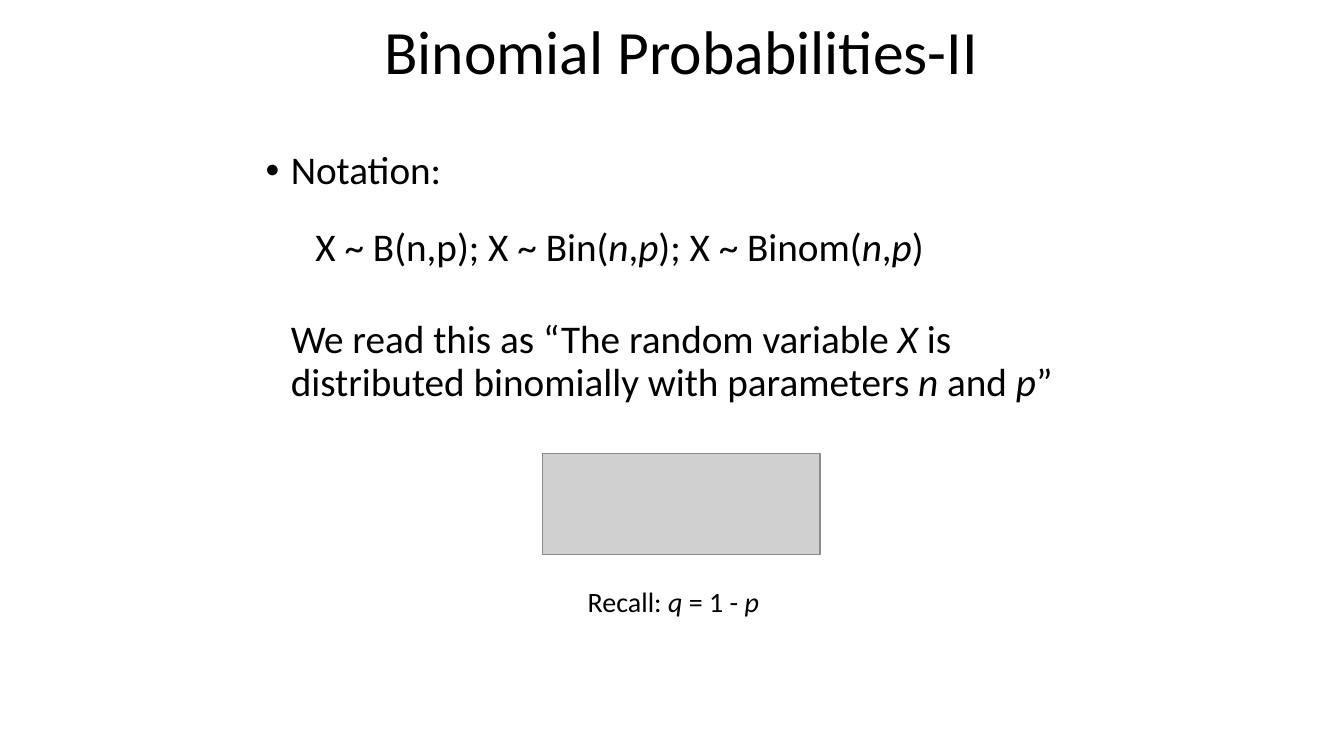
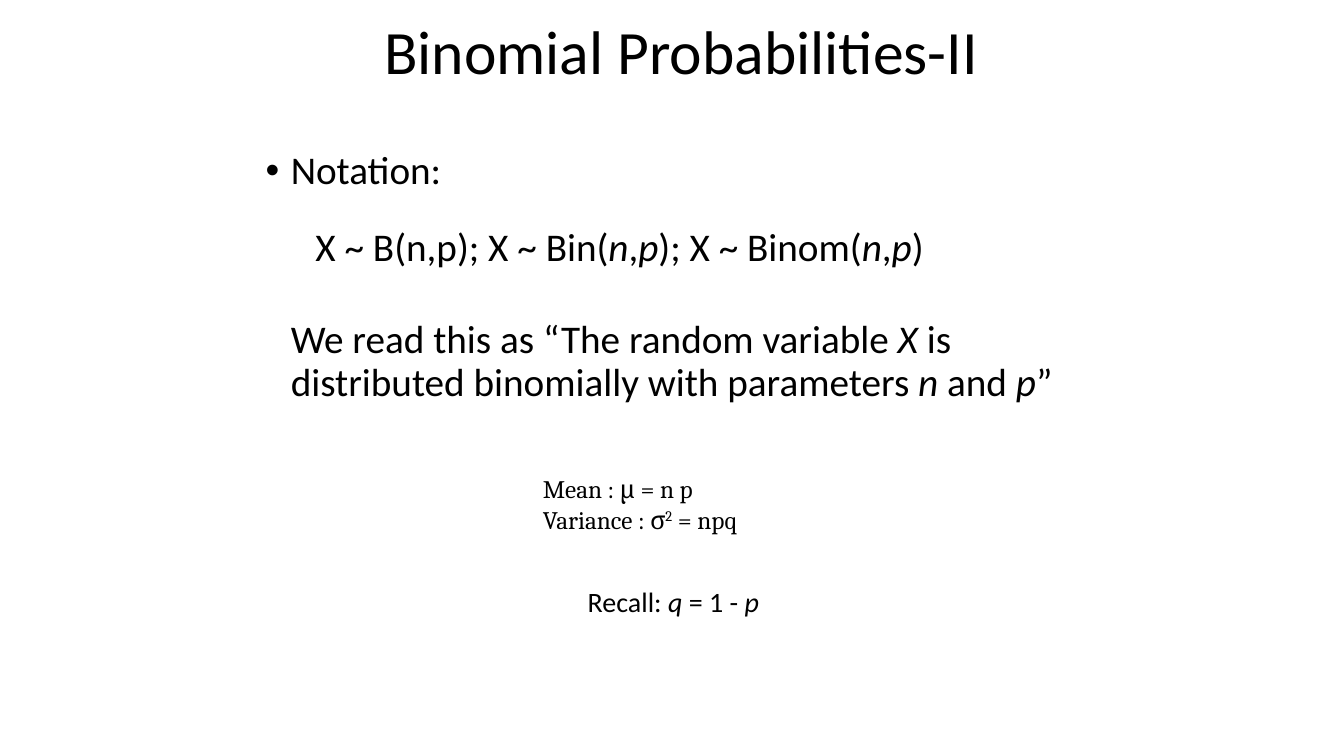
Before and after one commit to taaltree/FW536, a slide deck: slide 9 of Day1_Probability/FW536_Day1_Afternoon Distributions I_nosoln_accessible.pptx. Drawn at 1344x756 pixels with LibreOffice and Linux fonts; fonts in the diff are those of the drawing; grey boxes stand for pictures. Boxes give left, top, right and bottom in pixels: in the first picture for what was removed or moved away, otherwise in the second. Text is boxed around its words. In the diff, an @@ line names an element or a change of style, - is before the commit and + after.

```diff
--- a/Day1_Probability/FW536_Day1_Afternoon Distributions I_nosoln_accessible.pptx
+++ b/Day1_Probability/FW536_Day1_Afternoon Distributions I_nosoln_accessible.pptx
@@ picture removed at (x1=543, y1=454, x2=821, y2=555) @@
@@ text added at (x1=543, y1=481, x2=737, y2=535), 18 pt, text #000000 @@
+Mean : μ = n p
+Variance : σ2 = npq
```
Also in this commit, not shown: 7 other slides changed.
